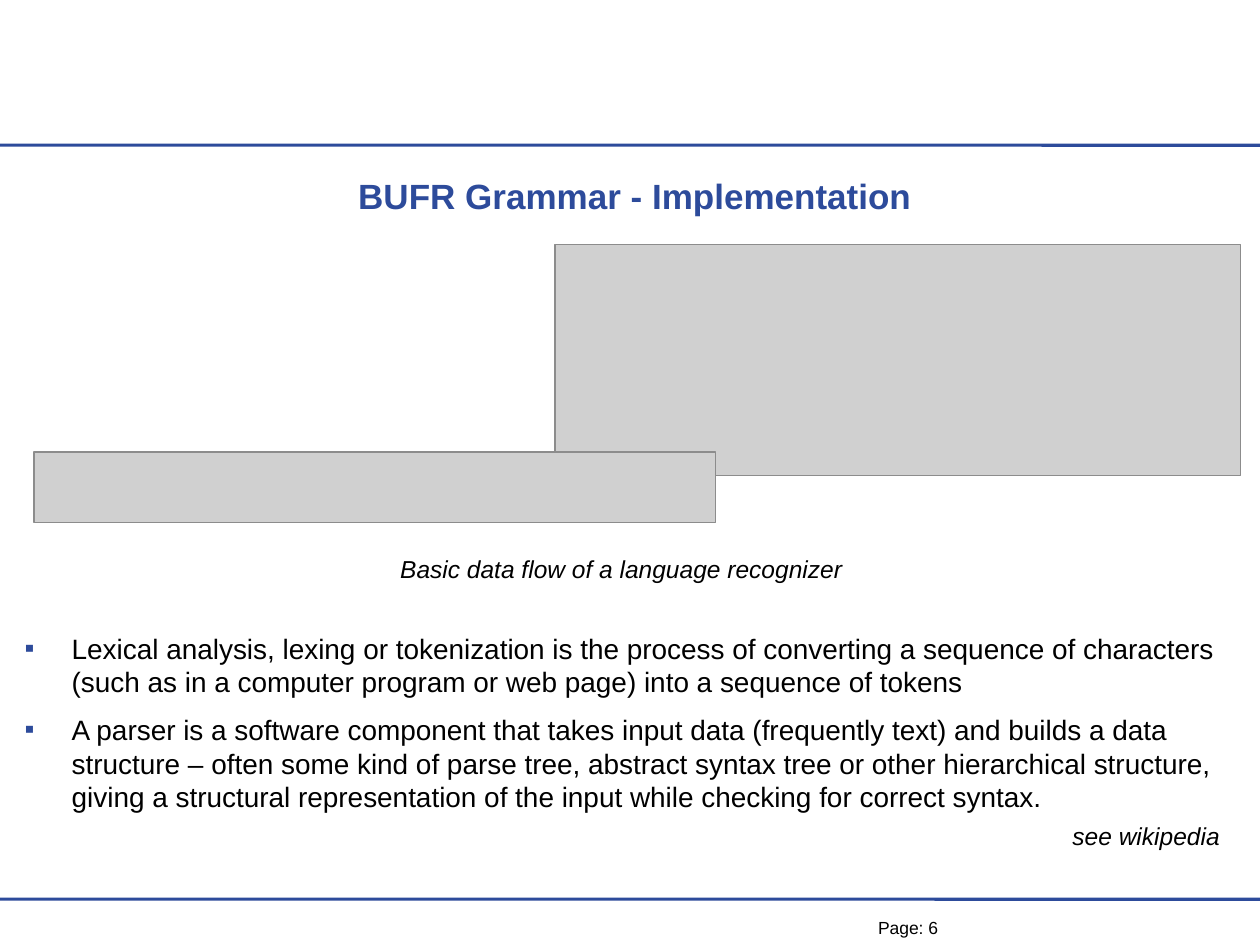
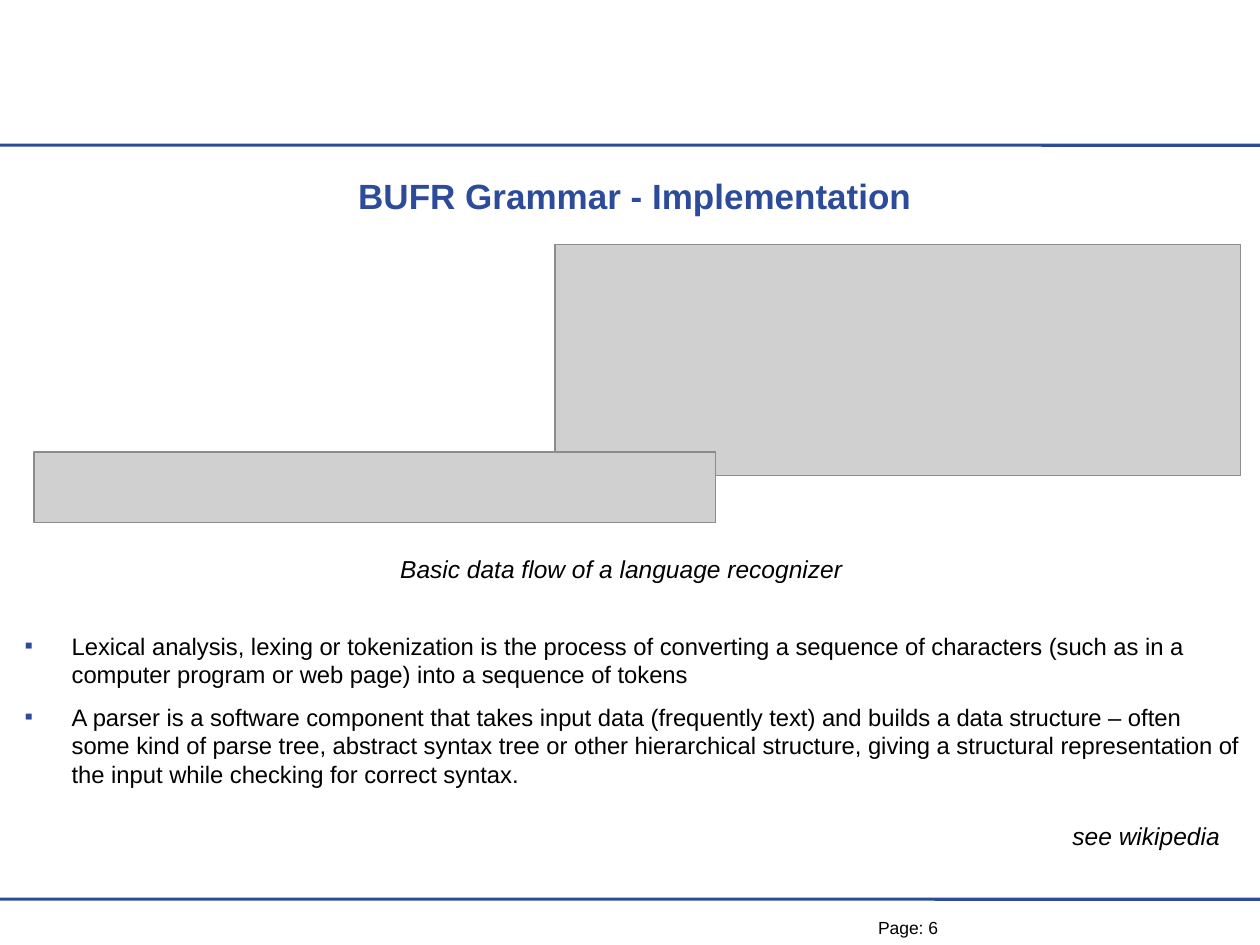
Before and after one commit to mheene/bufr-grammar, a slide deck: slide 6 of talk/BUFR-Grammar-Talk.ppt. Drawn at 1260x945 pixels with LibreOffice and Linux fonts; fonts in the diff are those of the drawing; grey boxes stand for pictures; background and template pictures are left out. Boxes give left, top, right and bottom in pixels: in the first picture for what was removed or moved away, otherwise in the second. Text is boxed around its words. In the diff, an @@ line names an element or a change of style, - is before the commit and + after.

```diff
--- a/talk/BUFR-Grammar-Talk.ppt
+++ b/talk/BUFR-Grammar-Talk.ppt
@@ text "Lexical analysis, lexing or tokenization ..." at (72,637,1239,788): size 16 to 13.6 pt @@
```
Also in this commit, not shown: 4 other slides changed.
